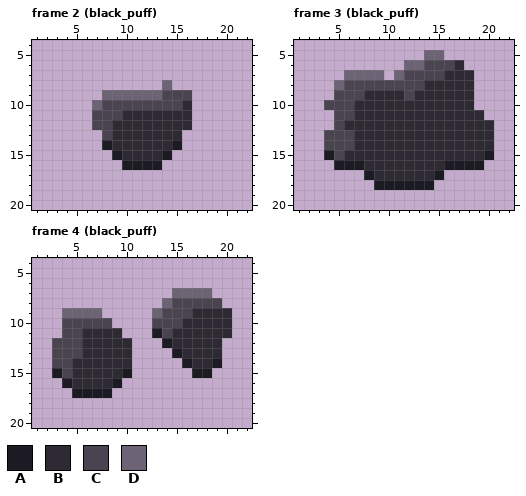
Pixel-art file, stored at assets/source/enemies/dozer/dozer_smoke.ase. The picture above was drawn from the file before the commit.
24x24 pixels, 11 frames. Shown: frame 2 (black_puff): x 1..22, y 4..20; frame 3 (black_puff): x 1..22, y 4..20; frame 4 (black_puff): x 1..22, y 4..20. The commit also changed other frames, which this record leaves out.
Palette (. is transparent): A #1c1a22  B #2e2a34  C #4a4450  D #6c6474
Pixels before, frame 2 (black_puff), first column x 7:
 8 .......D..
 9 .DDDDDDCCC
10 DCCCCCCCCB
11 CCCBBBBBBB
12 CCBBBBBBBB
13 .CBBBBBBB.
14 .ABBBBBBA.
15 ..ABBBBA..
16 ...AAAA...
Pixels before, frame 3 (black_puff), first column x 4:
 5 ..........DD.....
 6 ........DDCCCB...
 7 ..DDDD.DCCCCBBB..
 8 .DCCCCCCCCBBBBB..
 9 .CCCBBBBCBBBBBB..
10 CCCBBBBBBBBBBBB..
11 .CCBBBBBBBBBBBBB.
12 .CBBBBBBBBBBBBBBB
13 CCCBBBBBBBBBBBBBB
14 CCCBBBBBBBBBBBBBB
15 ACBBBBBBBBBBBBBBA
16 .AAABBBBBBBBAAAA.
17 ....ABBBBBBA.....
18 .....AAAAAA......
Pixels before, frame 4 (black_puff), first column x 3:
 7 ............DDDD..
 8 ...........DCCCCC.
 9 .DDDD.....DCCCBBBB
10 .CCCCC....CCCBBBBB
11 .CCBBBB...ACBBBBBB
12 CCCBBBBB...ABBBBB.
13 CCCBBBBB....ABBBB.
14 CCBBBBBB.....ABBA.
15 ACBBBBBA......AA..
16 .ABBBBA...........
17 ..AAAA............
And afterwards:
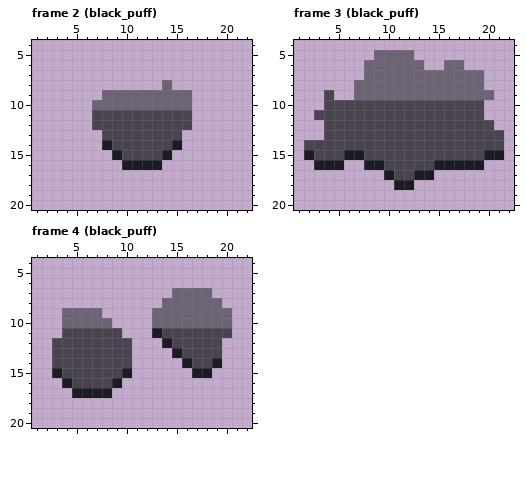
Diff:
Changed rows in their new state; - is an unchanged pixel.
Frame 2 (black_puff):
first column x 8:
 9 ------DDD
10 DDDDDDDDD
11 --CCCCCCC
12 -CCCCCCCC
13 -CCCCCCC-
14 -CCCCCC--
15 --CCCC---
Frame 3 (black_puff):
first column x 2:
 5 -------DDDD-..------
 6 ------DDDD--..DD----
 7 ----..--D-DDDDDDDD--
 8 ---..DDDDDDDDDDDDD--
 9 --C..DDDDDDDDDDDDDD-
10 -----CCCCCCCCCCCCC--
11 -CC--CCCCCCCCCCCCC--
12 --C-CCCCCCCCCCCCCCC-
13 -----CCCCCCCCCCCCCCC
14 CC---CCCCCCCCCCCCCCC
15 ACC-AACCCCCCCCCCCC-A
16 -AA-..AACCCCCA------
17 ------..ACCAA.------
18 -------..--..-------
Frame 4 (black_puff):
first column x 4:
 8 -----------DDDDD-
 9 ----------DDDDDDD
10 DDDDD----DDDDDDDD
11 --CCCC-----CCCCCC
12 --CCCCC----CCCCC-
13 --CCCCC-----CCCC-
14 -CCCCCC------CC--
15 -CCCCC-----------
16 -CCCC------------
Pixel boxes of the changes (left, top, right, bottom) in both pictures:
changed: (102, 90, 192, 160)
changed: (304, 50, 504, 190)
changed: (62, 298, 232, 388)
